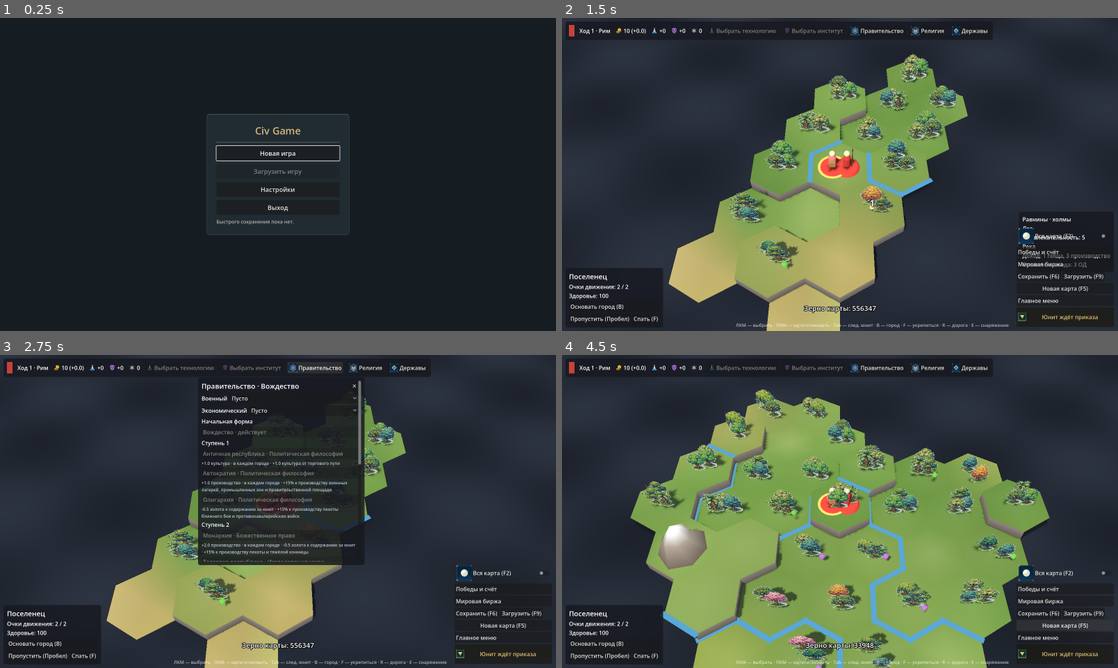
Above: before the commit, frames 1-4 (two rows, left to right).
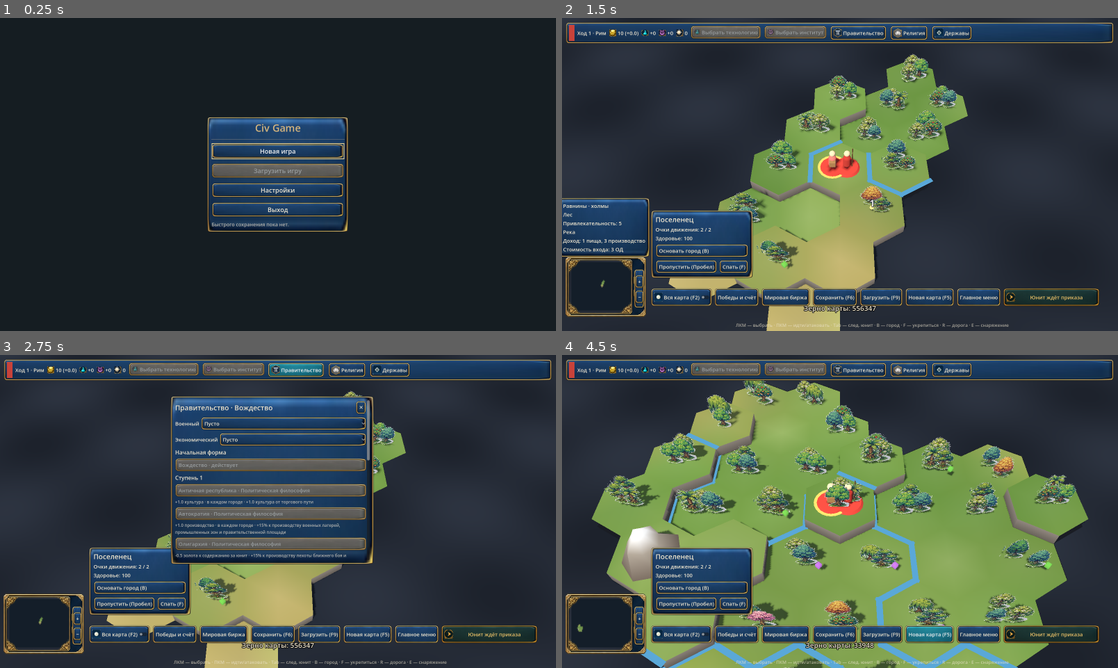
Above: after the commit, the same moments.

Repository: ChirkovOfficial/civ_game
Game: Godot game, scene res://view/start_menu.tscn
Same seed, same stepped clock (60 frames per second), same inputs: the game is played once before the commit and once after it.
Inputs (mouse positions are in pixels of both pictures, inside the frame that each line leads up to):
- Up to frame 1 (0.25 s): no input
- Up to frame 2 (1.5 s): click "Новая игра" at 0.5 s; click "Начать партию" at 1.25 s
- Up to frame 3 (2.75 s): click "Правительство" at 2 s
- Up to frame 4 (4.5 s): click "Религия" at 2.75 s; click (639, 617) at 3.5 s, where only the run after the commit has a clickable "+"; click "Новая карта (F5)" at 4.25 s

The runs differ from the first frame. In frame 1, 8.4% of the frame differs, in the area x 37-63%, y 30-70%; in frame 2, 19%; in frame 3, 35%; in frame 4, 44%, in the area x 0-100%, y 1-100%.

Commit message:
Integrate generated UI skin and interactive minimap

Diff:
--- /dev/null
+++ b/tools/smoke_ui_atlas.gd
@@ -0,0 +1,67 @@
+extends SceneTree
+## Проверка реальных кнопок нового HUD и мини-карты; опциональный снимок через -- путь.png.
+var main: Node
+
+func _initialize() -> void:
+	call_deferred("_run")
+
+func _buttons(node: Node) -> Array[Button]:
+	var result: Array[Button] = []
+	if node is Button:
+		result.append(node)
+	for child in node.get_children():
+		result.append_array(_buttons(child))
+	return result
+
+func _press(node: Node, prefix: String) -> bool:
+	for button in _buttons(node):
+		if button.text.begins_with(prefix) and not button.disabled:
+			button.pressed.emit()
+			return true
+	return false
+
+func _require(ok: bool, message: String) -> bool:
+	if not ok:
+		push_error(message)
+		quit(1)
+	return ok
+
+func _run() -> void:
+	main = load("res://view/main.tscn").instantiate()
+	main.fixed_seed = 77
+	main.map_size = "DUEL"
+	root.add_child(main)
+	await process_frame
+	for unit in main.game.state.units_of(0):
+		if unit.type == "SETTLER":
+			main.act({"type": "found_city", "unit": unit.id})
+	var city: City = main.game.state.cities_of(0)[0]
+	main._select_city(city)
+	if not _require(_press(main.hud._city_box, "Производство"), "Нет вкладки производства"):
+		return
+	await process_frame
+	if not _require(_press(main.hud._city_box, "Строитель"), "Нет кнопки строительства"):
+		return
+	if not _require(city.current_item().get("id", "") == "BUILDER", "Кнопка не назначила производство"):
+		return
+	main.act({"type": "set_research", "kind": "tech", "id": "MINING"})
+	main.act({"type": "set_research", "kind": "civic", "id": "CODE_OF_LAWS"})
+	main.hud.open_research("tech")
+	main.hud.close_research()
+	main._set_reveal(true)
+	if not _require(main.hud._minimap.reveal_all, "Мини-карта не обновила раскрытие"):
+		return
+	var target: int = main.game.state.map.grid.index_of(10, 10)
+	main.hud._minimap.tile_pressed.emit(target)
+	var expected: Vector3 = main.map_view.tile_world(target, main.camera_rig.position.x)
+	if not _require(absf(main.camera_rig.position.x - expected.x) < 0.01, "Мини-карта не переместила камеру"):
+		return
+	main.camera_rig.focus(main.map_view.tile_world(city.tile))
+	await process_frame
+	await process_frame
+	var args := OS.get_cmdline_user_args()
+	if args.size() > 0:
+		await RenderingServer.frame_post_draw
+		root.get_texture().get_image().save_png(args[0])
+	print("UI атлас: вкладки, производство, исследования, раскрытие и навигация мини-карты работают")
+	quit(0)
--- a/view/hud.gd
+++ b/view/hud.gd
@@ -4,6 +4,10 @@
 ## Все изменения мира идут через act.call(action) — тот же API, что у ИИ.
 
 const PlaceholderIcons = preload("res://view/placeholder_icons.gd")
+const UiSkin = preload("res://view/ui_skin.gd")
+const Minimap = preload("res://view/minimap.gd")
+signal minimap_pressed(tile: int)
+signal minimap_zoom(direction: int)
 
 signal end_turn_pressed
 signal new_map_pressed
@@ -26,7 +30,10 @@
 
 var _icons := {}
 var _root: Control
-var _top_box: HBoxContainer
+var _top_box: HFlowContainer
+var _minimap: Control
+var _city_scroll: ScrollContainer
+var _research_scroll: ScrollContainer
 var _unit_panel: PanelContainer
 var _unit_box: VBoxContainer
 var _tile_panel: PanelContainer
@@ -42,29 +49,35 @@
 
 var city_id := -1
 var _research_kind := ""
+var _city_tab := "Обзор"
 
 
 func _ready() -> void:
 	for k in YIELD_NAMES:
-		var tex = load(ICON_DIR + "yield_%s.svg" % k)
+		var tex = UiSkin.region(UiSkin.YIELDS[k])
 		if tex != null:
 			_icons[k] = tex
 	_root = Control.new()
+	_root.theme = UiSkin.theme()
 	_root.set_anchors_preset(Control.PRESET_FULL_RECT)
 	_root.mouse_filter = Control.MOUSE_FILTER_IGNORE
 	add_child(_root)
 
 	var top := _panel(_root)
+	top.add_theme_stylebox_override("panel", UiSkin.box("button"))
 	top.set_anchors_preset(Control.PRESET_TOP_LEFT)
+	top.set_anchor(SIDE_RIGHT, 1.0)
 	top.position = Vector2(10, 10)
+	top.offset_right = -10
 	_attach(top)
-	_top_box = HBoxContainer.new()
-	_top_box.add_theme_constant_override("separation", 14)
+	_top_box = HFlowContainer.new()
+	_top_box.add_theme_constant_override("h_separation", 8)
 	top.add_child(_top_box)
 
 	_tile_panel = _panel(_root)
 	_tile_panel.set_anchors_preset(Control.PRESET_BOTTOM_RIGHT)
-	_tile_panel.position = Vector2(-12, -170)
+	_tile_panel.position = Vector2(255, -210)
+	_tile_panel.set_anchors_preset(Control.PRESET_BOTTOM_LEFT)
 	_tile_panel.grow_horizontal = Control.GROW_DIRECTION_BEGIN
 	_tile_panel.grow_vertical = Control.GROW_DIRECTION_BEGIN
 	_attach(_tile_panel)
@@ -74,7 +87,7 @@
 
 	_unit_panel = _panel(_root)
 	_unit_panel.set_anchors_preset(Control.PRESET_BOTTOM_LEFT)
-	_unit_panel.position = Vector2(10, -10)
+	_unit_panel.position = Vector2(255, -150)
 	_unit_panel.grow_vertical = Control.GROW_DIRECTION_BEGIN
 	_attach(_unit_panel)
 	_unit_box = VBoxContainer.new()
@@ -83,10 +96,11 @@
 
 	_city_panel = _panel(_root)
 	_city_panel.set_anchors_preset(Control.PRESET_TOP_RIGHT)
-	_city_panel.position = Vector2(-10, 10)
+	_city_panel.position = Vector2(-10, 116)
 	_city_panel.grow_horizontal = Control.GROW_DIRECTION_BEGIN
 	_attach(_city_panel)
 	var scroll := ScrollContainer.new()
+	_city_scroll = scroll
 	scroll.custom_minimum_size = Vector2(380, 520)
 	scroll.horizontal_scroll_mode = ScrollContainer.SCROLL_MODE_DISABLED
 	_city_panel.add_child(scroll)
@@ -97,23 +111,33 @@
 
 	_research_panel = _panel(_root)
 	_research_panel.set_anchors_preset(Control.PRESET_CENTER_TOP)
-	_research_panel.position = Vector2(-230, 64)
+	_research_panel.position = Vector2(-310, 116)
 	_attach(_research_panel)
 	var rscroll := ScrollContainer.new()
-	rscroll.custom_minimum_size = Vector2(440, 520)
+	_research_scroll = rscroll
+	rscroll.custom_minimum_size = Vector2(560, 480)
 	rscroll.horizontal_scroll_mode = ScrollContainer.SCROLL_MODE_DISABLED
 	_research_panel.add_child(rscroll)
 	_research_box = VBoxContainer.new()
 	_research_box.size_flags_horizontal = Control.SIZE_EXPAND_FILL
 	rscroll.add_child(_research_box)
 	_research_panel.visible = false
-
-	var br := VBoxContainer.new()
-	br.set_anchors_preset(Control.PRESET_BOTTOM_RIGHT)
-	br.position = Vector2(-12, -12)
-	br.grow_horizontal = Control.GROW_DIRECTION_BEGIN
+	_minimap = Minimap.new()
+	_minimap.set_anchors_preset(Control.PRESET_BOTTOM_LEFT)
+	_minimap.position = Vector2(10, -215)
+	_root.add_child(_minimap)
+	_minimap.tile_pressed.connect(func(tile: int): minimap_pressed.emit(tile))
+	_minimap.zoom_pressed.connect(func(direction: int): minimap_zoom.emit(direction))
+	get_viewport().size_changed.connect(_resize_panels)
+	_resize_panels()
+
+	var br := HFlowContainer.new()
+	br.set_anchors_preset(Control.PRESET_BOTTOM_WIDE)
+	br.offset_left = 255
+	br.offset_right = -12
+	br.offset_top = -125
+	br.offset_bottom = -34
 	br.grow_vertical = Control.GROW_DIRECTION_BEGIN
-	br.alignment = BoxContainer.ALIGNMENT_END
 	_root.add_child(br)
 	_reveal_button = CheckButton.new()
 	_reveal_button.text = "Вся карта (F2)"
@@ -139,7 +163,7 @@
 	_button(br, "Главное меню", func(): menu_pressed.emit())
 	_end_turn_button = Button.new()
 	_end_turn_button.text = "Конец хода (Enter)"
-	_end_turn_button.icon = PlaceholderIcons.general("down")
+	_end_turn_button.icon = UiSkin.texture("turn")
 	_end_turn_button.add_theme_constant_override("icon_max_width", 24)
 	_end_turn_button.custom_minimum_size = Vector2(280, 56)
 	_end_turn_button.pressed.connect(func(): end_turn_pressed.emit())
@@ -168,14 +192,18 @@
 
 func _panel(parent: Control) -> PanelContainer:
 	var p := PanelContainer.new()
-	var sb := StyleBoxFlat.new()
-	sb.bg_color = Color(0.09, 0.1, 0.13, 0.86)
-	sb.set_corner_radius_all(6)
-	sb.set_content_margin_all(10)
-	p.add_theme_stylebox_override("panel", sb)
+	p.add_theme_stylebox_override("panel", UiSkin.panel())
 	# Добавляется в дерево позже, после якорей и позиции: так позиция считается от якоря.
 	p.set_meta("pending_parent", parent)
 	return p
+
+
+func _resize_panels() -> void:
+	var available := maxf(220.0, get_viewport().get_visible_rect().size.y - 440.0)
+	_city_scroll.custom_minimum_size.y = available
+	_city_scroll.size.y = available
+	_research_scroll.custom_minimum_size.y = available
+	_research_scroll.size.y = available
 
 
 func _attach(p: Control) -> void:
@@ -198,7 +226,7 @@
 	row.add_theme_constant_override("separation", 6)
 	_city_box.add_child(row)
 	var badge := TextureRect.new()
-	badge.texture = PlaceholderIcons.district(type)
+	badge.texture = UiSkin.district(type)
 	badge.expand_mode = TextureRect.EXPAND_IGNORE_SIZE
 	badge.stretch_mode = TextureRect.STRETCH_KEEP_ASPECT_CENTERED
 	badge.custom_minimum_size = Vector2(28, 28)
@@ -270,6 +298,7 @@
 
 func set_reveal(on: bool) -> void:
 	_reveal_button.set_pressed_no_signal(on)
+	_minimap.refresh(game, on)
 
 
 func is_modal_open() -> bool:
@@ -280,6 +309,7 @@
 
 func refresh_top() -> void:
 	_clear(_top_box)
+	_minimap.refresh(game, _reveal_button.button_pressed)
 	var pid := game.state.current_player
 	var p := game.state.player(pid)
 	var sw := ColorRect.new()
@@ -296,8 +326,8 @@
 	var has_cities := not game.state.cities_of(pid).is_empty()
 	_research_button("science", "tech", p.current_tech, float(y["science"]), has_cities)
 	_research_button("culture", "civic", p.current_civic, float(y["culture"]), has_cities)
-	_button_icon(_button(_top_box, "Правительство", open_government), PlaceholderIcons.district("GOVERNMENT_PLAZA"))
-	_button_icon(_button(_top_box, "Религия", open_religion), PlaceholderIcons.district("HOLY_SITE"))
+	_button_icon(_button(_top_box, "Правительство", open_government), UiSkin.district("GOVERNMENT_PLAZA"))
+	_button_icon(_button(_top_box, "Религия", open_religion), UiSkin.district("HOLY_SITE"))
 	var wars := 0
 	for other in game.state.players:
 		if other.id != pid and not other.is_barbarian and game.state.at_war(pid, other.id):
@@ -315,6 +345,8 @@
 
 func _research_button(icon: String, kind: String, current: String, per_turn: float, enabled: bool) -> void:
 	var p := game.state.player(game.state.current_player)
+	var card := VBoxContainer.new()
+	_top_box.add_child(card)
 	var b := Button.new()
 	b.icon = _icons.get(icon)
 	b.add_theme_constant_override("icon_max_width", 18)
@@ -330,7 +362,21 @@
 		b.text = "%s (%s)" % [tree[current]["name"], ("%d х." % t) if t > 0 else "—"]
 	b.disabled = not enabled
 	b.pressed.connect(func(): open_research(kind))
-	_top_box.add_child(b)
+	card.add_child(b)
+	if current != "":
+		var cost := EmpireRules.tech_cost(game, current) if kind == "tech" else EmpireRules.civic_cost(game, current)
+		var progress: Dictionary = p.tech_progress if kind == "tech" else p.civic_progress
+		var bar := ProgressBar.new()
+		bar.max_value = cost
+		bar.value = float(progress.get(current, 0))
+		bar.show_percentage = false
+		bar.custom_minimum_size.y = 8
+		bar.tooltip_text = "%s / %s" % [_fmt(bar.value), _fmt(cost)]
+		if kind == "civic":
+			var fill := UiSkin.box("fill", 7)
+			fill.modulate_color = Color("d58bff")
+			bar.add_theme_stylebox_override("fill", fill)
+		card.add_child(bar)
 
 
 # --- Выбор исследования ------------------------------------------------------------------------
@@ -1598,6 +1644,15 @@
 	var title := _label(head, "%s%s" % ["★ " if city.is_capital else "", city.name], 22)
 	title.size_flags_horizontal = Control.SIZE_EXPAND_FILL
 	_button(head, "✕", _close_city)
+	var tabs := HBoxContainer.new()
+	_city_box.add_child(tabs)
+	for tab in ["Обзор", "Производство"]:
+		var button := _button(tabs, tab, func():
+			_city_tab = tab
+			_city_scroll.scroll_vertical = 0
+			refresh_city())
+		button.disabled = _city_tab == tab
+	var overview_start := _city_box.get_child_count()
 	var lux := CityRules.luxury_amenities(game, city.owner)
 	var y := CityRules.city_yields(game, city, lux)
 	var row := HFlowContainer.new()
@@ -1694,6 +1749,10 @@
 		var band_err := RockBandRules.recruit_error(game, city.owner, city)
 		_button(_city_box, "Рок-группа — %d веры (запас %.0f)" % [band_cost, faith_balance],
 			func(): act.call({"type": "recruit_rock_band", "city": city.id}), band_err != "", band_err)
+	for child in _city_box.get_children().slice(overview_start):
+		child.visible = _city_tab == "Обзор"
+	if _city_tab == "Обзор":
+		return
 	_label(_city_box, "Производство", 18)
 	var item := city.current_item()
 	if item.is_empty():
@@ -1738,7 +1797,7 @@
 					_fmt(DistrictRules.cost(game, city, id))]
 				var tp := id
 				var bd := _button(line, label_text, func(): place_district.emit(tp))
-				_button_icon(bd, PlaceholderIcons.district(tp))
+				_button_icon(bd, UiSkin.district(tp))
 				bd.size_flags_horizontal = Control.SIZE_EXPAND_FILL
 				bd.alignment = HORIZONTAL_ALIGNMENT_LEFT
 				continue
@@ -1759,9 +1818,9 @@
 			var b := _button(line, "%s — %s х." % [label_text, str(t) if t > 0 else "∞"],
 				func(): act.call({"type": "set_production", "city": city.id, "kind": kind, "id": id, "tile": tile}))
 			if kind in ["district", "district_upgrade", "district_project", "district_repair"]:
-				_button_icon(b, PlaceholderIcons.district(id))
+				_button_icon(b, UiSkin.district(id))
 			elif kind == "building" and tile >= 0:
-				_button_icon(b, PlaceholderIcons.district(str(game.data.buildings[id]["district"])))
+				_button_icon(b, UiSkin.district(str(game.data.buildings[id]["district"])))
 			elif kind == "wonder":
 				_button_icon(b, PlaceholderIcons.general("star"))
 			b.size_flags_horizontal = Control.SIZE_EXPAND_FILL
@@ -1830,7 +1889,7 @@
 					var chosen_tile := target_tile
 					_button_icon(_button(_city_box, "🏹 Военный лагерь: %s (%d ♥)" % [Abilities.unit_name(game, target_unit.owner, target_unit.type), target_unit.hp],
 						func(): act.call({"type": "district_attack", "city": city.id, "district_tile": district_tile, "target": chosen_tile})),
-						PlaceholderIcons.district("ENCAMPMENT"))
+						UiSkin.district("ENCAMPMENT"))
 
 
 ## Раздел «Городская жизнь»: санитария, порядок, эпидемия, губернатор и доктрина.
--- a/view/main.gd
+++ b/view/main.gd
@@ -70,6 +70,10 @@
 	hud = Hud.new()
 	add_child(hud)
 	hud.act = act
+	hud.minimap_pressed.connect(func(tile: int): camera_rig.focus(map_view.tile_world(tile, camera_rig.position.x)))
+	hud.minimap_zoom.connect(func(direction: int):
+		camera_rig.target_distance = clampf(camera_rig.target_distance * (0.85 if direction > 0 else 1.18),
+			camera_rig.min_distance, camera_rig.max_distance))
 	hud.end_turn_pressed.connect(_end_turn)
 	hud.new_map_pressed.connect(_new_game)
 	hud.save_pressed.connect(save_game)
@@ -572,5 +576,6 @@
 
 func _set_reveal(on: bool) -> void:
 	map_view.set_reveal_all(on)
+	hud.set_reveal(on)
 	map_view.refresh_resources(_viewer())
 	hud.show_tile(_viewer(), hover_tile, on)
--- /dev/null
+++ b/view/minimap.gd
@@ -0,0 +1,61 @@
+extends Control
+## Мини-карта читает только разведанные клетки. Щелчок переносит камеру.
+signal tile_pressed(tile: int)
+signal zoom_pressed(direction: int)
+const UiSkin := preload("res://view/ui_skin.gd")
+var game: Game
+var reveal_all := false
+var _texture: ImageTexture
+var _map_rect := Rect2(17, 17, 174, 139)
+
+func _ready() -> void:
+	custom_minimum_size = Vector2(234, 176)
+	mouse_default_cursor_shape = Control.CURSOR_POINTING_HAND
+	tooltip_text = "Мини-карта · щёлкните, чтобы переместить камеру"
+	for direction in [1, -1]:
+		var button := Button.new()
+		button.text = "+" if direction > 0 else "−"
+		button.position = Vector2(199, 52 if direction > 0 else 96)
+		button.size = Vector2(28, 34)
+		button.pressed.connect(func(): zoom_pressed.emit(direction))
+		add_child(button)
+
+func refresh(g: Game, revealed: bool) -> void:
+	game = g
+	reveal_all = revealed
+	var map := game.state.map
+	var player := game.state.player(game.state.current_player)
+	var image := Image.create(map.width, map.height, false, Image.FORMAT_RGBA8)
+	for tile in map.size():
+		var color := Color("141e29")
+		if reveal_all or player.is_revealed(tile):
+			color = MapStyle.top_color(map, tile)
+			if map.is_mountain(tile):
+				color = Color("b9b6a3")
+			var city := game.state.city_at(tile)
+			if city != null:
+				color = game.state.player(city.owner).color
+			if not reveal_all and not player.is_visible(tile):
+				color = color.darkened(0.4)
+		image.set_pixel(map.grid.col_of(tile), map.grid.row_of(tile), color)
+	_texture = ImageTexture.create_from_image(image)
+	queue_redraw()
+
+func _draw() -> void:
+	if _texture != null:
+		draw_texture_rect(_texture, _map_rect, false)
+	# Берём только рамку с прозрачным окном; декоративные +/- закрыты фоном.
+	draw_texture_rect(UiSkin.texture("minimap"), Rect2(Vector2.ZERO, Vector2(234, 176)), false)
+	draw_style_box(UiSkin.box("button"), Rect2(196, 35, 34, 116))
+
+func _gui_input(event: InputEvent) -> void:
+	if game == null:
+		return
+	if event is InputEventMouseButton and event.button_index == MOUSE_BUTTON_LEFT and event.pressed:
+		if _map_rect.has_point(event.position):
+			var uv: Vector2 = (event.position - _map_rect.position) / _map_rect.size
+			var map := game.state.map
+			var tile := map.grid.index_of(clampi(int(uv.x * map.width), 0, map.width - 1),
+				clampi(int(uv.y * map.height), 0, map.height - 1))
+			tile_pressed.emit(tile)
+		accept_event()
--- a/view/start_menu.gd
+++ b/view/start_menu.gd
@@ -2,6 +2,7 @@
 ## Стартовое меню. Карта появляется после выбора партии.
 
 const GAME_SCENE := preload("res://view/main.tscn")
+const UiSkin := preload("res://view/ui_skin.gd")
 const TEXT := Color("#eae3d2")
 const MUTED := Color("#b6b5ae")
 const ACCENT := Color("#d4b57e")
@@ -18,6 +19,7 @@
 
 
 func _ready() -> void:
+	theme = UiSkin.theme()
 	_data = GameData.get_default()
 	var config := ConfigFile.new()
 	if config.load(settings_path) == OK:
@@ -47,13 +49,7 @@
 	center.add_child(margins)
 	var card := PanelContainer.new()
 	card.custom_minimum_size.x = 410
-	var frame := StyleBoxFlat.new()
-	frame.bg_color = Color("#202b32")
-	frame.border_color = Color("#4b5150")
-	frame.set_border_width_all(1)
-	frame.border_width_top = 2
-	frame.set_corner_radius_all(8)
-	frame.set_content_margin_all(28)
+	var frame := UiSkin.panel()
 	card.add_theme_stylebox_override("panel", frame)
 	margins.add_child(card)
 	_panel = VBoxContainer.new()
--- /dev/null
+++ b/view/ui_skin.gd
@@ -0,0 +1,75 @@
+extends RefCounted
+## Области сгенерированного атласа. Прямые участки рамок растягиваются через 9-slice.
+const SHEET := preload("res://art/ui/generated/v1/strategy_ui_atlas.png")
+const REGIONS := {
+	"panel": Rect2(17, 279, 416, 316),
+	"button": Rect2(845, 625, 97, 39),
+	"hover": Rect2(946, 625, 95, 39),
+	"pressed": Rect2(1045, 625, 95, 39),
+	"disabled": Rect2(1143, 625, 95, 39),
+	"track": Rect2(23, 949, 214, 15),
+	"fill": Rect2(265, 950, 172, 14),
+	"minimap": Rect2(721, 422, 232, 174),
+	"turn": Rect2(900, 944, 85, 90),
+}
+const YIELDS := {"science": Rect2(27, 77, 48, 39), "culture": Rect2(238, 77, 42, 39),
+	"gold": Rect2(445, 77, 39, 39), "food": Rect2(651, 77, 40, 39),
+	"production": Rect2(856, 77, 40, 39), "faith": Rect2(1066, 77, 39, 39)}
+const DISTRICTS := {"CAMPUS": Vector2(20, 622), "HOLY_SITE": Vector2(295, 622),
+	"ENCAMPMENT": Vector2(563, 622), "COMMERCIAL_HUB": Vector2(20, 680),
+	"THEATER_SQUARE": Vector2(295, 680), "INDUSTRIAL_ZONE": Vector2(563, 680),
+	"RESIDENTIAL_HOUSING": Vector2(20, 738), "RESIDENTIAL_URBAN": Vector2(20, 738),
+	"RESIDENTIAL_DENSE": Vector2(20, 738), "RESIDENTIAL_RICH": Vector2(20, 738),
+	"AQUEDUCT": Vector2(295, 738), "ENTERTAINMENT_COMPLEX": Vector2(563, 738),
+	"BATHS": Vector2(20, 797), "GOVERNMENT_PLAZA": Vector2(295, 797), "HARBOR": Vector2(563, 797)}
+
+static func district(type: String) -> Texture2D:
+	if DISTRICTS.has(type):
+		return region(Rect2(DISTRICTS[type], Vector2(48, 52)))
+	return preload("res://view/placeholder_icons.gd").district(type)
+
+static func region(rect: Rect2) -> AtlasTexture:
+	var texture := AtlasTexture.new()
+	texture.atlas = SHEET
+	texture.region = rect
+	texture.filter_clip = true
+	return texture
+
+static func texture(id: String) -> AtlasTexture:
+	return region(REGIONS[id])
+
+static func box(id: String, margin: int = 8) -> StyleBoxTexture:
+	var style := StyleBoxTexture.new()
+	style.texture = texture(id)
+	style.set_texture_margin_all(margin)
+	style.set_content_margin_all(10)
+	return style
+
+static func panel() -> StyleBoxTexture:
+	# Чистая рамка без нарисованных неактивных вкладок.
+	var style := box("button", 7)
+	style.set_content_margin_all(14)
+	return style
+
+static func theme() -> Theme:
+	var result := Theme.new()
+	result.default_font_size = 15
+	for type in ["Button", "OptionButton", "MenuButton"]:
+		for state in ["normal", "hover", "pressed", "disabled", "hover_pressed"]:
+			var id: String = {"normal": "button", "hover_pressed": "pressed"}.get(state, state)
+			result.set_stylebox(state, type, box(id, 7))
+		var focus := StyleBoxFlat.new()
+		focus.bg_color = Color.TRANSPARENT
+		focus.border_color = Color("f3d892")
+		focus.set_border_width_all(2)
+		result.set_stylebox("focus", type, focus)
+		result.set_color("font_color", type, Color("eee5cf"))
+		result.set_color("font_disabled_color", type, Color("969b9d"))
+		result.set_constant("icon_max_width", type, 24)
+	result.set_stylebox("panel", "PanelContainer", box("button"))
+	result.set_stylebox("panel", "PopupMenu", box("button"))
+	result.set_stylebox("panel", "TooltipPanel", box("button"))
+	result.set_stylebox("background", "ProgressBar", box("track", 7))
+	result.set_stylebox("fill", "ProgressBar", box("fill", 7))
+	result.set_color("font_color", "Label", Color("eee5cf"))
+	return result
Not shown, added: art/ui/generated/v1/strategy_ui_atlas.png.import
Binary file added: docs/ui-atlas-in-game.png
Not shown, added: view/minimap.gd.uid
Not shown, added: view/ui_skin.gd.uid
Not shown, changed: docs/STATUS.md
